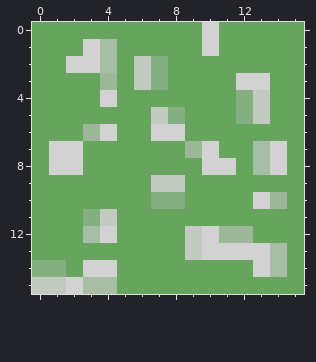
One commit to this pixel-art sprite: Programme/My2DGame/res/tiles/grass00.png. The first picture shows the starting point.
The file is 16x16 pixels. Colours within 5 levels of each other are drawn and written as one.
New version:
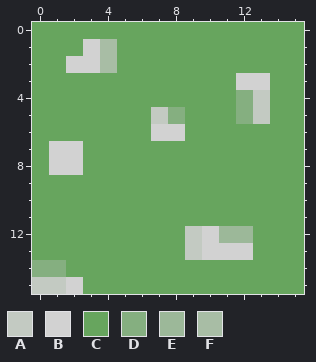
Palette (. is transparent): A #c3cac2  B #d2d2d2  C #67a55e  D #85af80  E #9cb899  F #a8bda5
What changed:
{"y":0,"x":10,"old":"B","new":"C"}
{"y":1,"x":10,"old":"B","new":"C"}
{"y":2,"x":6,"old":"AD","new":"CC"}
{"y":3,"x":4,"old":"E","new":"C"}
{"y":3,"x":6,"old":"AD","new":"CC"}
{"y":4,"x":4,"old":"B","new":"C"}
{"y":6,"x":3,"old":"EB","new":"CC"}
{"y":7,"x":9,"old":"EB","new":"CC"}
{"y":7,"x":13,"old":"FB","new":"CC"}
{"y":8,"x":10,"old":"BB","new":"CC"}
{"y":8,"x":13,"old":"FB","new":"CC"}
{"y":9,"x":7,"old":"AA","new":"CC"}
{"y":10,"x":7,"old":"DD","new":"CC"}
{"y":10,"x":13,"old":"BE","new":"CC"}
{"y":11,"x":3,"old":"DA","new":"CC"}
{"y":12,"x":3,"old":"FB","new":"CC"}
{"y":13,"x":13,"old":"BF","new":"CC"}
{"y":14,"x":3,"old":"BB","new":"CC"}
{"y":14,"x":13,"old":"BF","new":"CC"}
{"y":15,"x":3,"old":"FF","new":"CC"}
{"label":"changed","picture_box":[83,22,287,294]}
